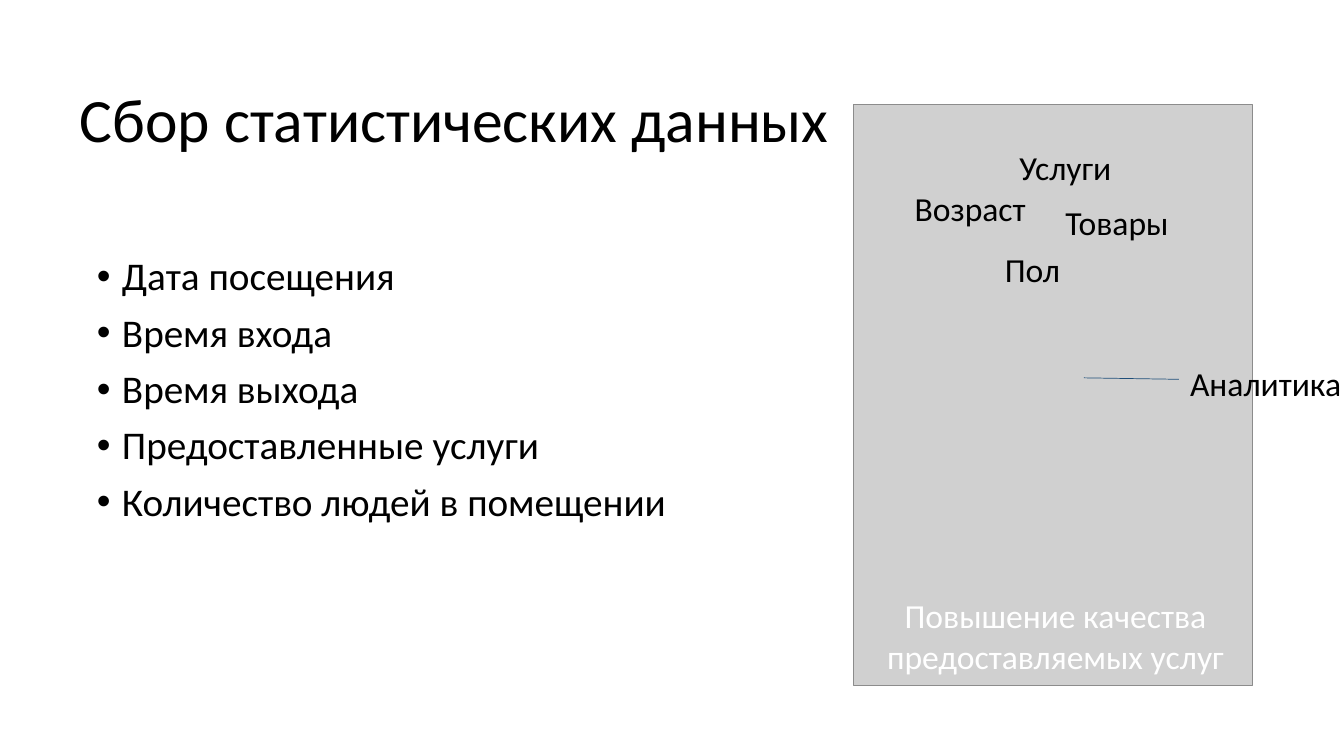
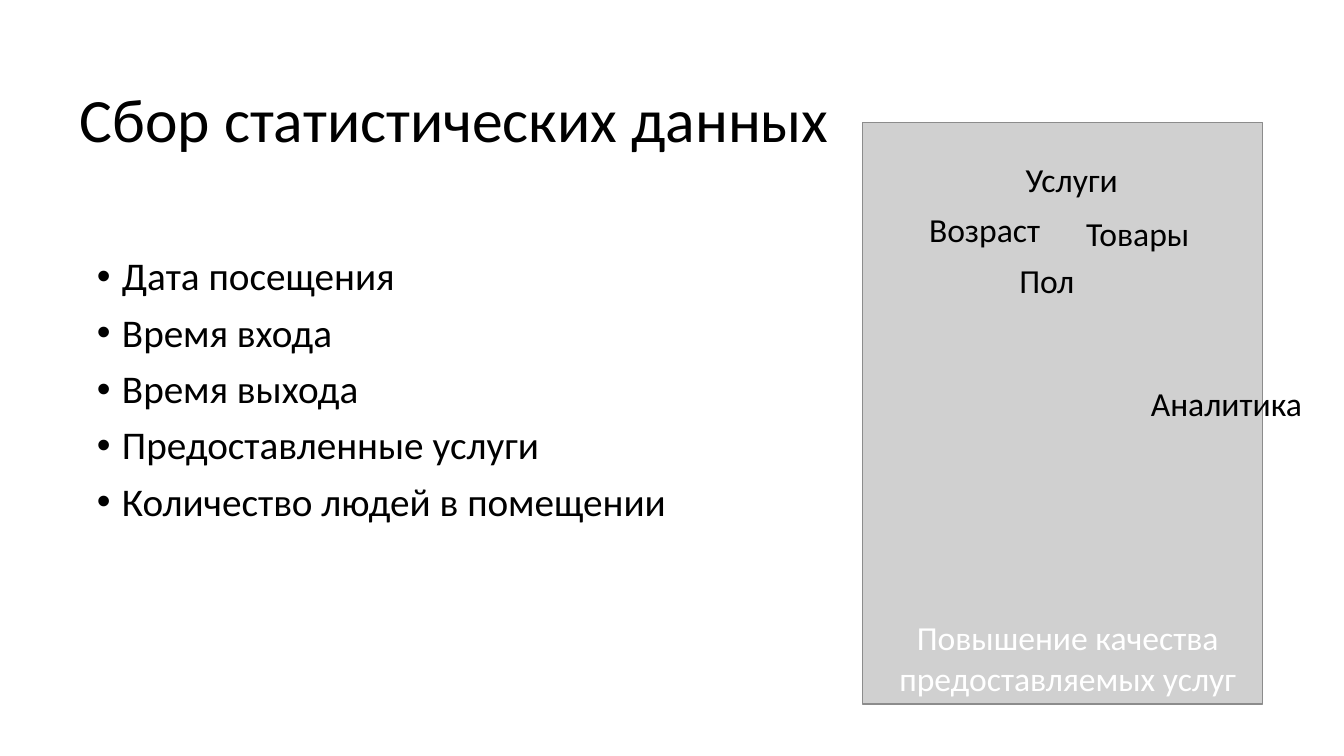
Before and after one commit to vadikko2/Hack_university, a slide deck: slide 3 of Hack_present - 3.pptx (slide 4 before the commit). Drawn at 1344x756 pixels with LibreOffice and Linux fonts; fonts in the diff are those of the drawing; grey boxes stand for pictures. Boxes give left, top, right and bottom in pixels: in the first picture for what was removed or moved away, otherwise in the second. Text is boxed around its words. In the diff, an @@ line names an element or a change of style, - is before the commit and + after.

Commit message:
8 commit

```diff
--- a/Hack_present - 3.pptx
+++ b/Hack_present - 3.pptx
@@ picture: place and size @@
-picture at <box>854,105,1253,686</box>
+picture at <box>863,122,1263,704</box>
@@ text "Услуги": place and size @@
-text "Услуги" at <box>1019,158,1111,186</box>
+text "Услуги" at <box>1026,170,1118,198</box>
@@ text "Возраст": place and size @@
-text "Возраст" at <box>915,199,1026,227</box>
+text "Возраст" at <box>929,220,1040,248</box>
@@ text "Товары": place and size @@
-text "Товары" at <box>1065,213,1168,241</box>
+text "Товары" at <box>1086,224,1189,252</box>
@@ text "Пол": place and size @@
-text "Пол" at <box>1005,260,1060,283</box>
+text "Пол" at <box>1019,271,1074,294</box>
@@ line removed from (1084, 378) to (1180, 379) @@
@@ text "Аналитика": place and size @@
-text "Аналитика" at <box>1190,368,1341,404</box>
+text "Аналитика" at <box>1151,388,1302,424</box>
@@ text "Повышение качества предоставляемых услуг": place and size @@
-text "Повышение качества предоставляемых услуг" at <box>887,607,1224,674</box>
+text "Повышение качества предоставляемых услуг" at <box>899,629,1236,696</box>
```
Also in this commit, not shown: 2 other slides changed, 3 slides added, 4 slides removed.
